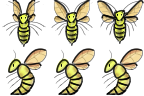
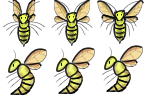
Revision of a layered (144, 96) image; what changed, layer by layer:
painted on "Body" (1st of 12, in "Left 3" › "Shade") over [54,45,143,96]
painted on "Wings" (1st of 12, in "Left 3" › "Shade") over [64,45,143,96]
painted on "Patterns" (1st of 12, in "Left 3" › "Line") over [64,45,143,96]
painted on "Legs" (1st of 6, in "Left 3" › "Line") over [54,45,143,96]
painted on "Back wing" (1st of 3, in "Left 3" › "Line") over [64,45,143,96]
painted on "Front wing" (1st of 3, in "Left 3" › "Line") over [64,45,143,96]
painted on "Eye" (1st of 3, in "Left 3" › "Line" › "Head") over [54,46,128,96]
painted on "Contour" (1st of 3, in "Left 3" › "Line" › "Head") over [54,45,143,96]
painted on "Center body" (1st of 3, in "Left 3" › "Line") over [64,45,143,96]
painted on "Bottom body" (1st of 3, in "Left 3" › "Line") over [54,45,143,96]
painted on "Patterns" (2nd of 12, in "Left 3" › "Draw" › "Wings") over [64,45,143,96]
painted on "Base" (1st of 6, in "Left 3" › "Draw" › "Wings") over [64,45,143,96]
painted on "Head and body" (1st of 3, in "Left 3" › "Draw") over [54,45,143,96]
painted on "Body" (2nd of 12, in "Left 2" › "Shade") over [54,46,128,96]
painted on "Wings" (3rd of 12, in "Left 2" › "Shade") over [54,46,128,96]
painted on "Patterns" (3rd of 12, in "Left 2" › "Line") over [54,46,128,96]
painted on "Legs" (2nd of 6, in "Left 2" › "Line") over [54,46,128,96]
painted on "Back wing" (2nd of 3, in "Left 2" › "Line") over [54,46,128,96]
painted on "Front wing" (2nd of 3, in "Left 2" › "Line") over [54,46,128,96]
painted on "Eye" (2nd of 3, in "Left 2" › "Line" › "Head") over [54,46,128,96]
painted on "Contour" (2nd of 3, in "Left 2" › "Line" › "Head") over [54,46,128,96]
painted on "Wings" (11th of 12, in "Down 1" › "Shadows") over [54,45,143,96]
painted on "Front wings" (3rd of 3, in "Down 1" › "Line") over [54,45,143,96]
painted on "Base" (6th of 6, in "Down 1" › "Drawing" › "Wings") over [54,45,143,96]
…and 12 more changes (12 painted)
